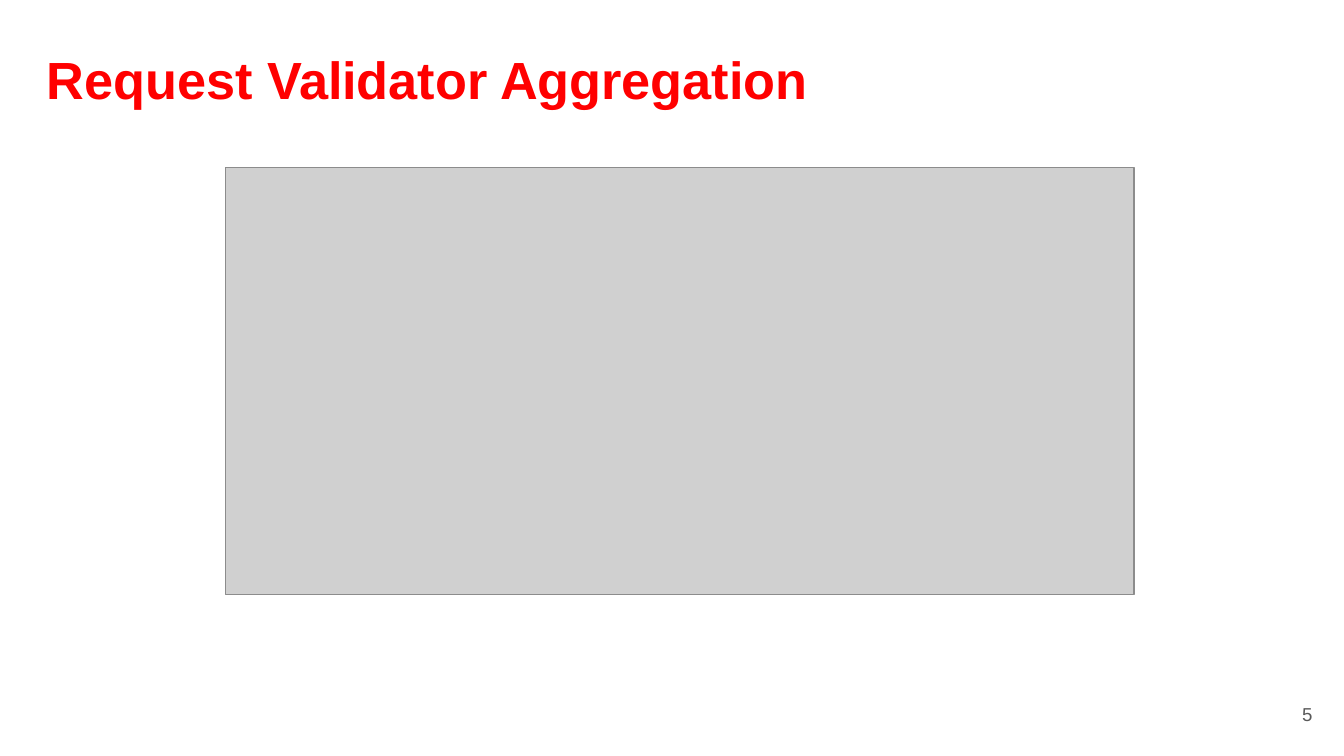
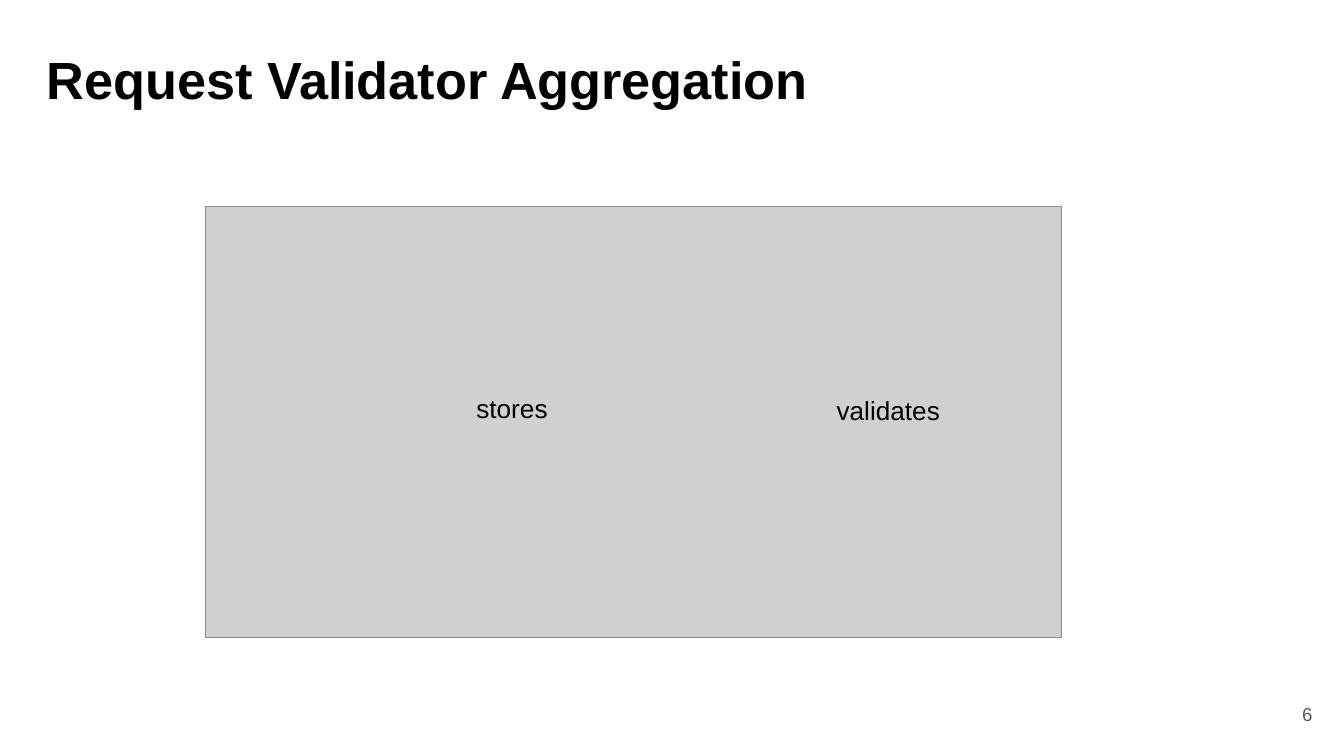
Before and after one commit to fanglores/Advanced-Software-Design, a slide deck: slide 6 of PracticeTasks/Module2/Task_9.1/Task 9.1 Resources and microservices.pptx (slide 5 before the commit). Drawn at 1344x756 pixels with LibreOffice and Linux fonts; fonts in the diff are those of the drawing; grey boxes stand for pictures. Boxes give left, top, right and bottom in pixels: in the first picture for what was removed or moved away, otherwise in the second. Text is boxed around its words. In the diff, an @@ line names an element or a change of style, - is before the commit and + after.

```diff
--- a/PracticeTasks/Module2/Task_9.1/Task 9.1 Resources and microservices.pptx
+++ b/PracticeTasks/Module2/Task_9.1/Task 9.1 Resources and microservices.pptx
@@ title "Request Validator Aggregation" at box(47, 61, 807, 109): text colour #FF0000 to #000000 @@
@@ picture: place and size @@
-picture at box(226, 168, 1134, 595)
+picture at box(206, 207, 1062, 638)
@@ text added at box(476, 401, 547, 419), 14 pt, text #000000 @@
+stores
@@ text added at box(837, 401, 940, 421), 14 pt, text #000000 @@
+validates
@@ page number at box(1302, 708, 1312, 721): text changed @@
-5
+6
```
Also in this commit, not shown: 5 other slides changed, 5 slides added, 5 other files.
